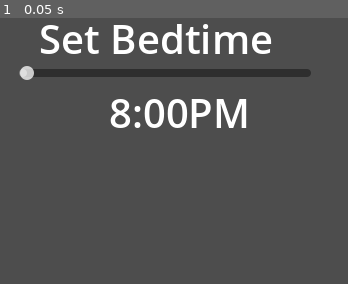
Above: before the commit, frame 1.
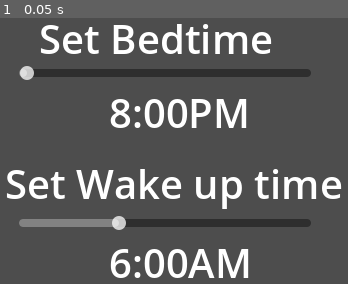
Above: after the commit, the same moment.

Repository: chisatonishikigi479/Hack-Washu-Project-2025-Repo-v2
Game: Godot game, scene res://SettingsScreen.tscn
Two runs of this game, one before a commit and one after it. Both use one fixed random seed, a clock stepped at 60 frames per second and the inputs below. The project has no main scene, so this scene is started directly.
Inputs:
- Up to frame 1 (0.05 s): no input

The runs differ from the first frame. In frame 1, 8.7% of the frame differs, in the area x 2-98%, y 56-98%.

Commit message:
changed some shit

Diff:
--- a/SettingsScreen.tscn
+++ b/SettingsScreen.tscn
@@ -1,6 +1,7 @@
-[gd_scene load_steps=2 format=3 uid="uid://b0f1g2707801f"]
+[gd_scene load_steps=3 format=3 uid="uid://b0f1g2707801f"]
 
 [ext_resource type="Script" uid="uid://by5vhtyd1bggc" path="res://bedtime_slider_container.gd" id="1_8iiu4"]
+[ext_resource type="Script" uid="uid://gta3umfr1da2" path="res://wakeup_slider_container.gd" id="2_e6v8l"]
 
 [node name="Settings" type="Node2D"]
 
@@ -13,7 +14,7 @@
 offset_right = 350.0
 offset_bottom = 92.0
 min_value = 1200.0
-max_value = 1440.0
+max_value = 1560.0
 value = 1200.0
 
 [node name="BedtimeLabel" type="RichTextLabel" parent="BedtimeSliderContainer"]
@@ -33,5 +34,36 @@
 theme_override_font_sizes/normal_font_size = 40
 text = "Set Bedtime"
 
+[node name="WakeupSliderContainer" type="Node2D" parent="."]
+position = Vector2(0, 150)
+script = ExtResource("2_e6v8l")
+
+[node name="WakeupSlider" type="HSlider" parent="WakeupSliderContainer"]
+offset_left = 58.0
+offset_top = 45.0
+offset_right = 350.0
+offset_bottom = 92.0
+min_value = 240.0
+max_value = 600.0
+value = 360.0
+
+[node name="WakeupLabel" type="RichTextLabel" parent="WakeupSliderContainer"]
+offset_left = 148.0
+offset_top = 80.0
+offset_right = 343.0
+offset_bottom = 145.0
+theme_override_font_sizes/mono_font_size = 80
+theme_override_font_sizes/normal_font_size = 40
+text = "6:00AM"
+
+[node name="RichTextLabel" type="RichTextLabel" parent="WakeupSliderContainer"]
+offset_left = 44.0
+offset_top = 1.0
+offset_right = 395.0
+offset_bottom = 66.0
+theme_override_font_sizes/normal_font_size = 40
+text = "Set Wake up time"
+
 [connection signal="drag_ended" from="BedtimeSliderContainer/BedtimeSlider" to="BedtimeSliderContainer" method="_on_bedtime_slider_drag_ended"]
 [connection signal="value_changed" from="BedtimeSliderContainer/BedtimeSlider" to="BedtimeSliderContainer" method="_on_bedtime_slider_value_changed"]
+[connection signal="value_changed" from="WakeupSliderContainer/WakeupSlider" to="WakeupSliderContainer" method="_on_wakeup_slider_value_changed"]
--- /dev/null
+++ b/wakeup_slider_container.gd
@@ -0,0 +1,9 @@
+extends Node2D
+
+
+func _on_wakeup_slider_value_changed(value: float) -> void:
+	$WakeupLabel.text = GlobalData.minutes_to_time_string(int(value))
+	GlobalData.wakeUpTime = value
+
+	print(GlobalData.wakeUpTime)
+	pass # Replace with function body.
Not shown, added: wakeup_slider_container.gd.uid
